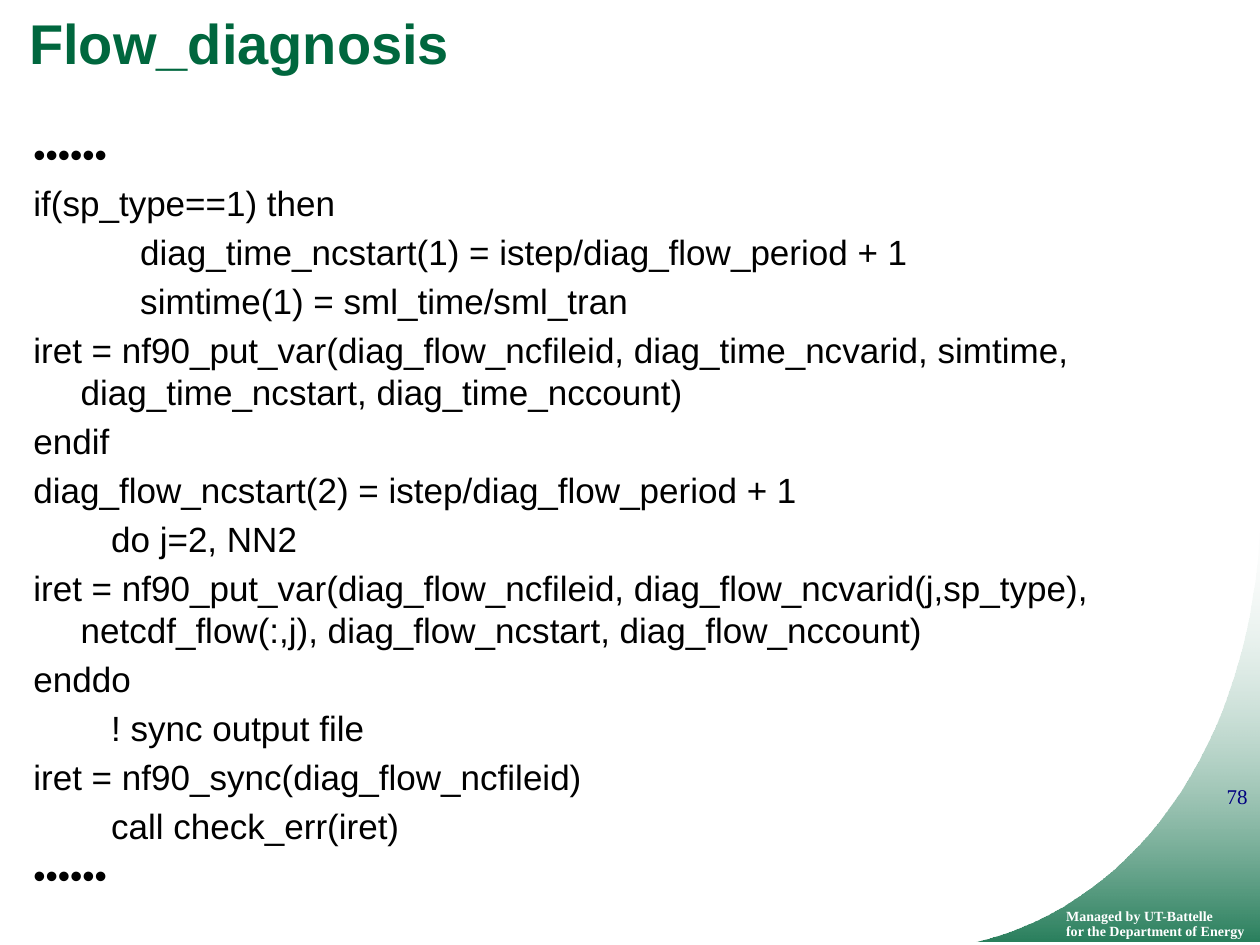
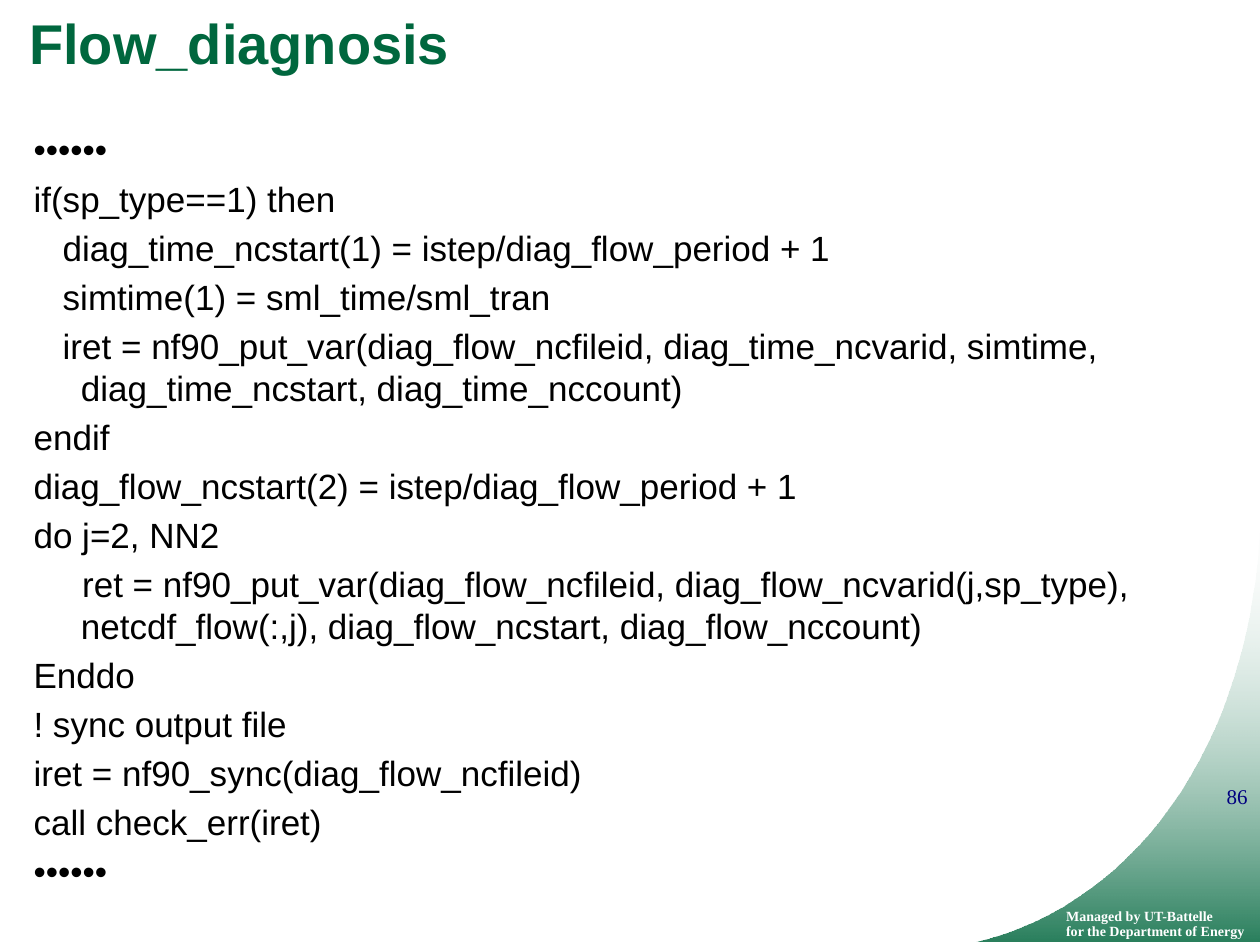
Before and after one commit to ornladios/ADIOS, a slide deck: slide 86 of tutorial/adios_api_scidac_tutorial.pptx (slide 78 before the commit). Drawn at 1260x945 pixels with LibreOffice and Linux fonts; fonts in the diff are those of the drawing; background and template pictures are left out. Boxes give left, top, right and bottom in pixels: in the first picture for what was removed or moved away, otherwise in the second. Text is boxed around its words. In the diff, an @@ line names an element or a change of style, - is before the commit and + after.

```diff
--- a/tutorial/adios_api_scidac_tutorial.pptx
+++ b/tutorial/adios_api_scidac_tutorial.pptx
@@ text "••••••" at (34,186,1129,842): line spacing 1 to 0.9 @@
@@ text at (34,571,1129,689): text changed @@
-iret = nf90_put_var(diag_flow_ncfileid, diag_flow_ncvarid(j,sp_type), netcdf_flow(:,j), diag_flow_ncstart, diag_flow_nccount)
-enddo
+ret = nf90_put_var(diag_flow_ncfileid, diag_flow_ncvarid(j,sp_type), netcdf_flow(:,j), diag_flow_ncstart, diag_flow_nccount)
+Enddo
@@ page number at (1227,790,1248,804): text changed @@
-78
+86
```
Also in this commit, not shown: 28 other slides changed, 17 slides added, 5 slides removed.
